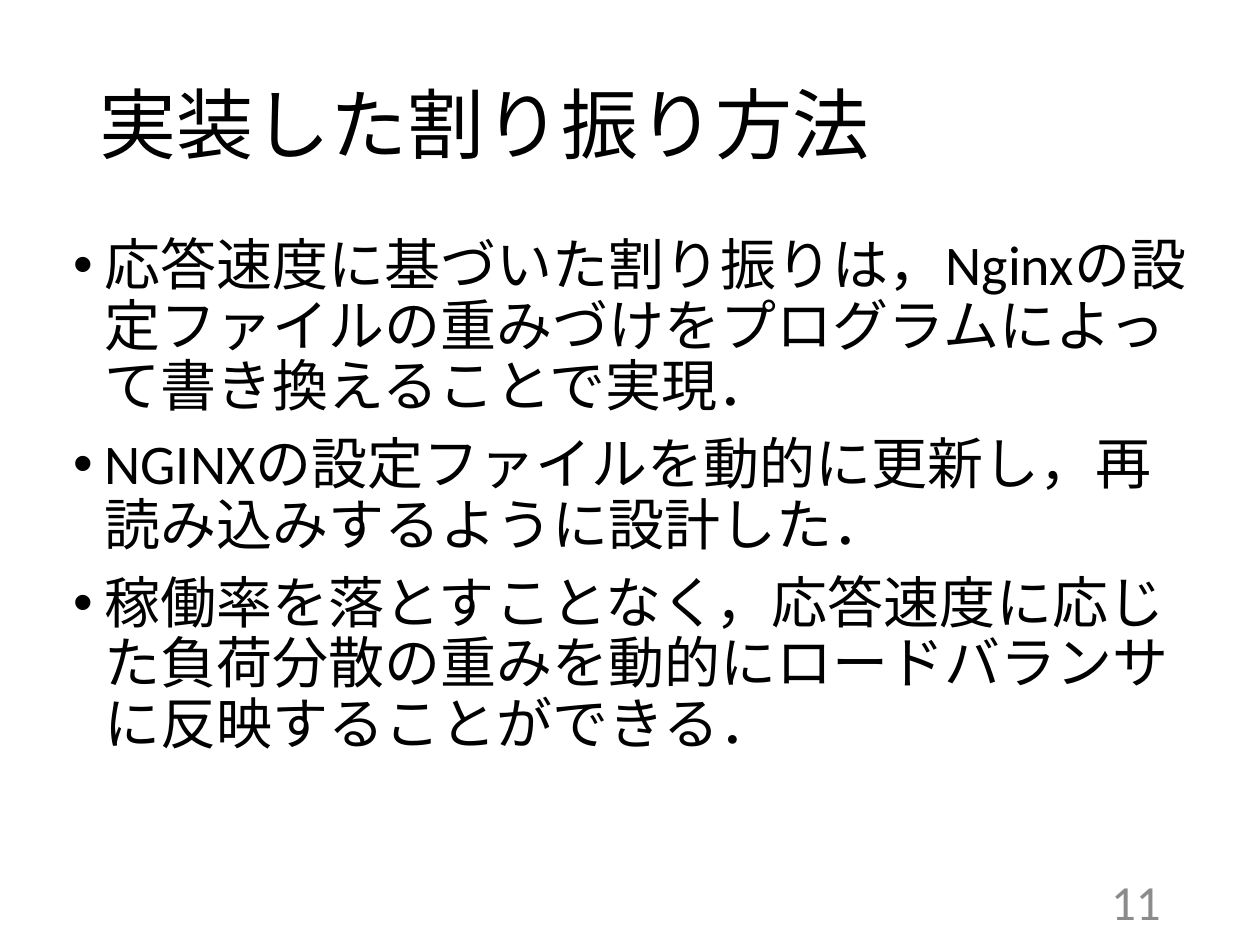
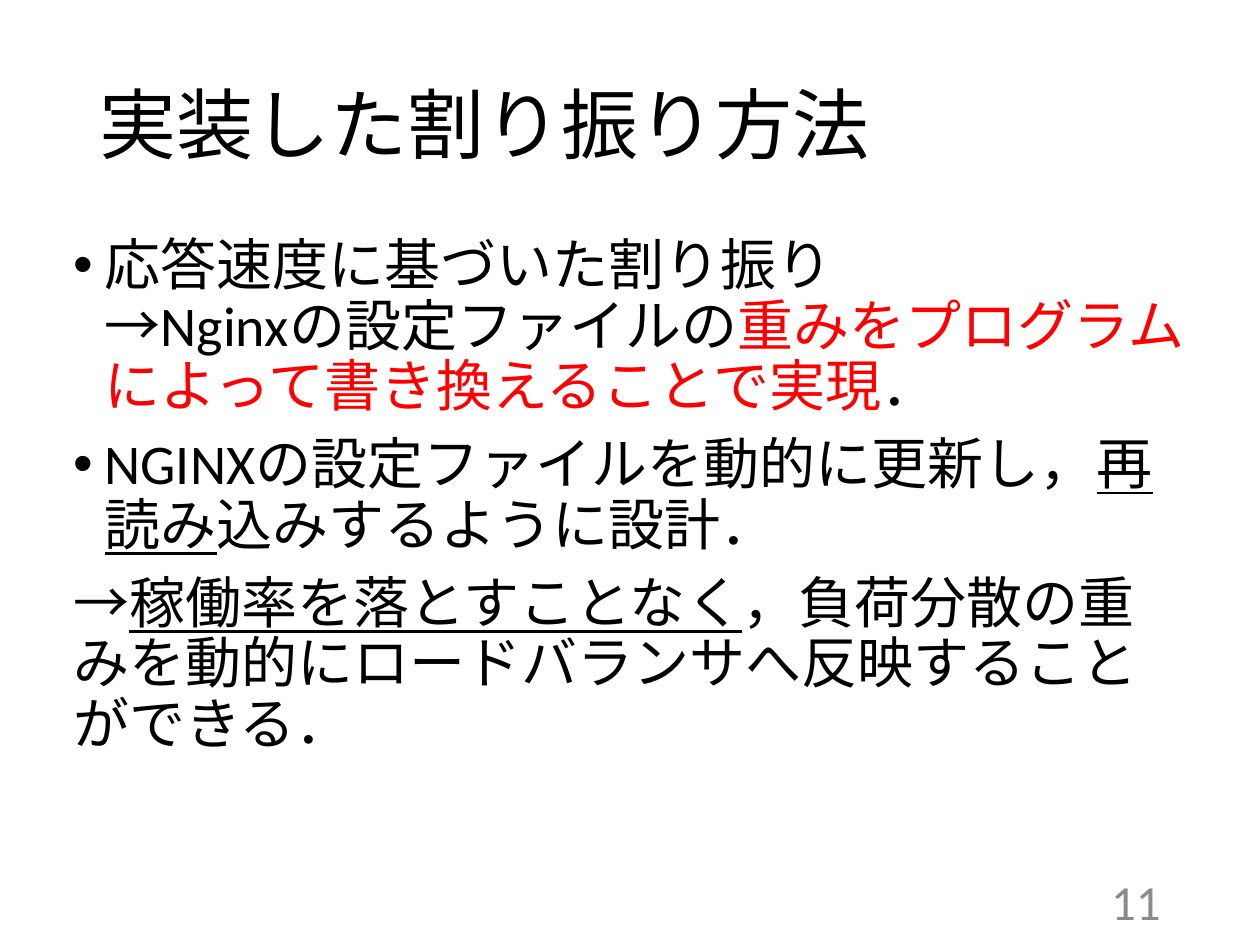
Before and after one commit to kait-takanolab/1821086_matsuo_thesis, a slide deck: slide 11 of 発表用/1821086_卒業研究発表会.pptx. Drawn at 1260x945 pixels with LibreOffice and Linux fonts; fonts in the diff are those of the drawing. Boxes give left, top, right and bottom in pixels: in the first picture for what was removed or moved away, otherwise in the second. Text is boxed around its words. In the diff, an @@ line names an element or a change of style, - is before the commit and + after.

```diff
--- a/発表用/1821086_卒業研究発表会.pptx
+++ b/発表用/1821086_卒業研究発表会.pptx
@@ text at [73,237,1153,747]: text changed @@
-• 応答速度に基づいた割り振りは，Nginxの設定ファイルの重みづけをプログラムによって書き換えることで実現．
-• NGINXの設定ファイルを動的に更新し，再読み込みするように設計した．
-• 稼働率を落とすことなく，応答速度に応じた負荷分散の重みを動的にロードバランサに反映することができる．
+• 応答速度に基づいた割り振り
+  →Nginxの設定ファイルの重みをプログラムによって書き換えることで実現．
+• NGINXの設定ファイルを動的に更新し，再読み込みするように設計．
+→稼働率を落とすことなく，負荷分散の重みを動的にロードバランサへ反映することができる．
```
Also in this commit, not shown: 4 other slides changed, 2 other files.
